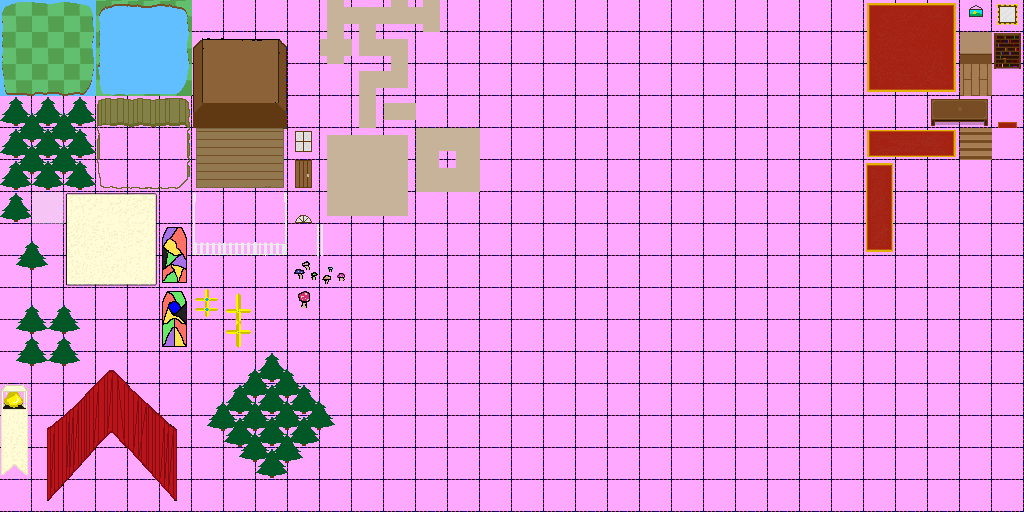
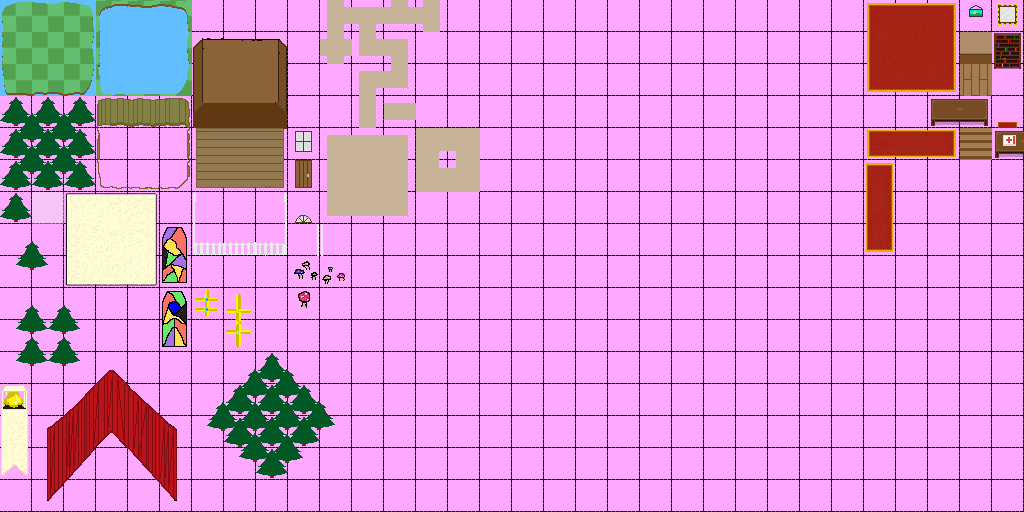
Layered file, before and after one edit (1024×512). Changes by layer:
added layer "Layer 21" above "House Interior" over [995, 131, 1024, 158]
